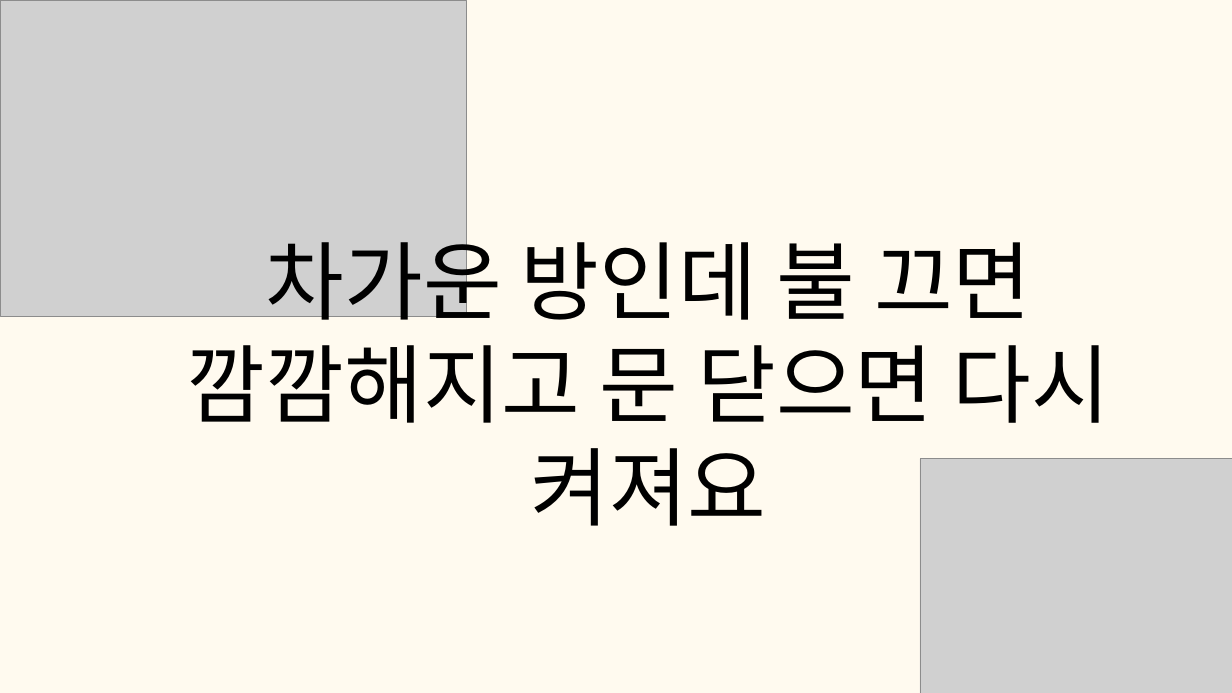
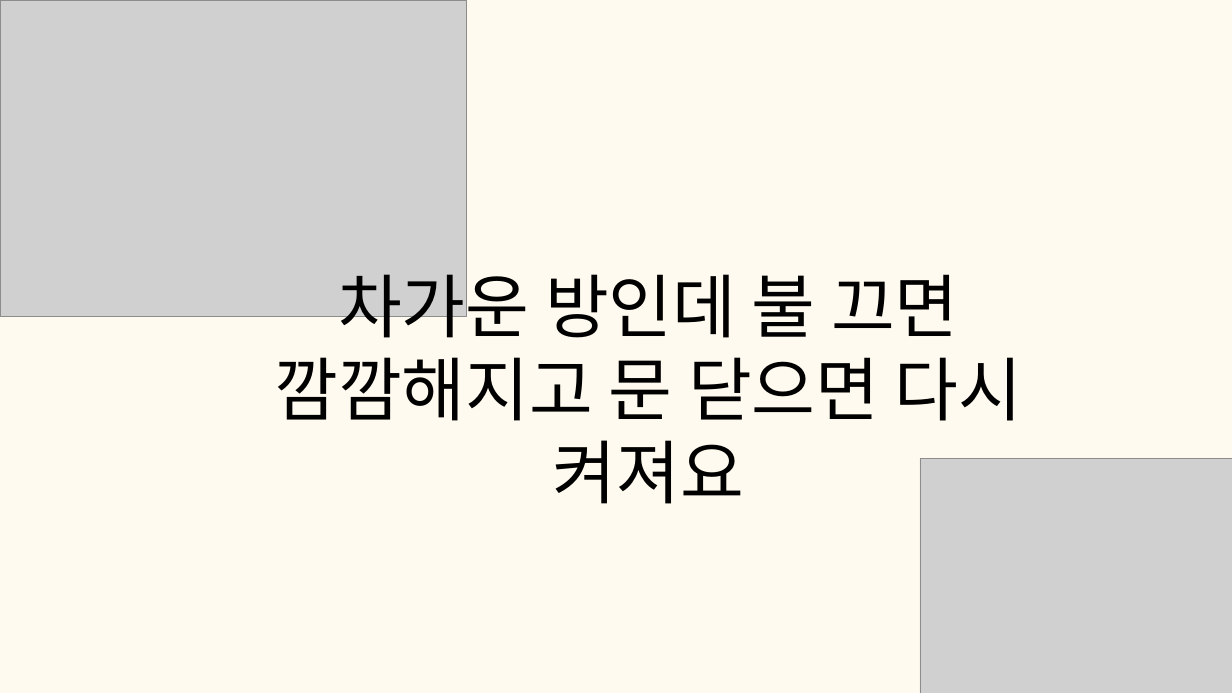
Before and after one commit to tkdgns25300/sunday_play, a slide deck: slide 11 of public/downloads/games/eye-level-quiz/rules.pptx (slide 10 before the commit). Drawn at 1232x693 pixels with LibreOffice and Linux fonts; fonts in the diff are those of the drawing; grey boxes stand for pictures. Boxes give left, top, right and bottom in pixels: in the first picture for what was removed or moved away, otherwise in the second. Text is boxed around its words. In the diff, an @@ line names an element or a change of style, - is before the commit and + after.

```diff
--- a/public/downloads/games/eye-level-quiz/rules.pptx
+++ b/public/downloads/games/eye-level-quiz/rules.pptx
@@ text "차가운 방인데 불 끄면 깜깜해지고 ...": place and size @@
-text "차가운 방인데 불 끄면 깜깜해지고 ..." at (187, 227, 1110, 526)
+text "차가운 방인데 불 끄면 깜깜해지고 ..." at (274, 262, 1023, 504)
@@ text "차가운 방인데 불 끄면 깜깜해지고 ..." at (274, 262, 1023, 504): size 100 to 81 pt, font Lato to Noto Sans CJK KR; line spacing 120pt to 97.2pt @@
```
Also in this commit, not shown: 48 other slides changed, 1 slide added, 3 other files.
